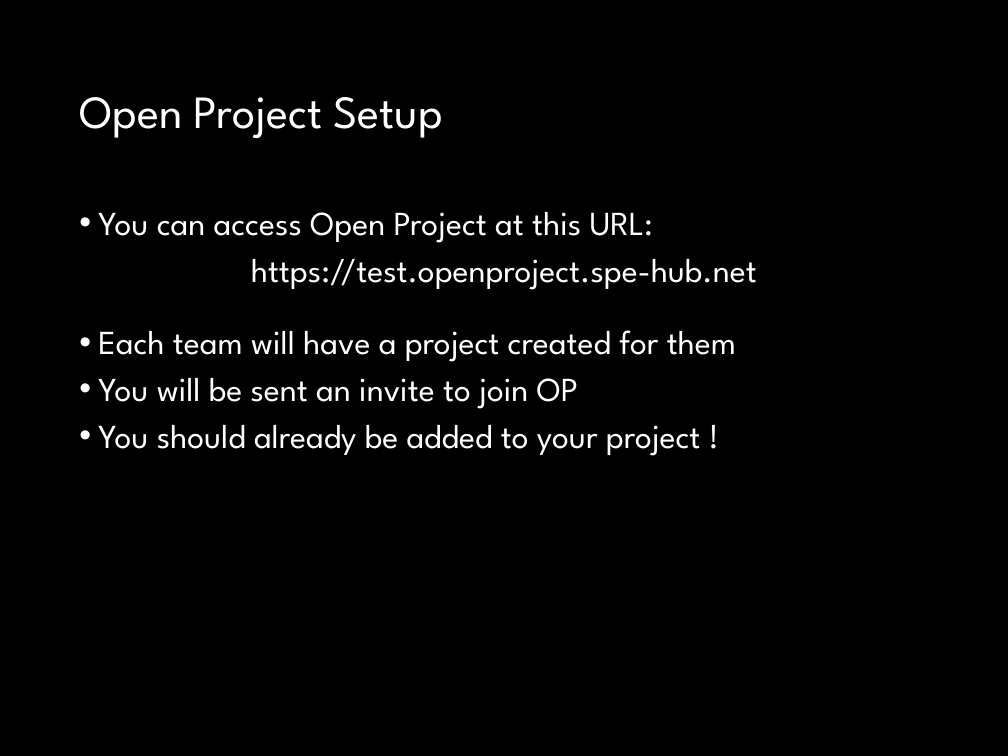
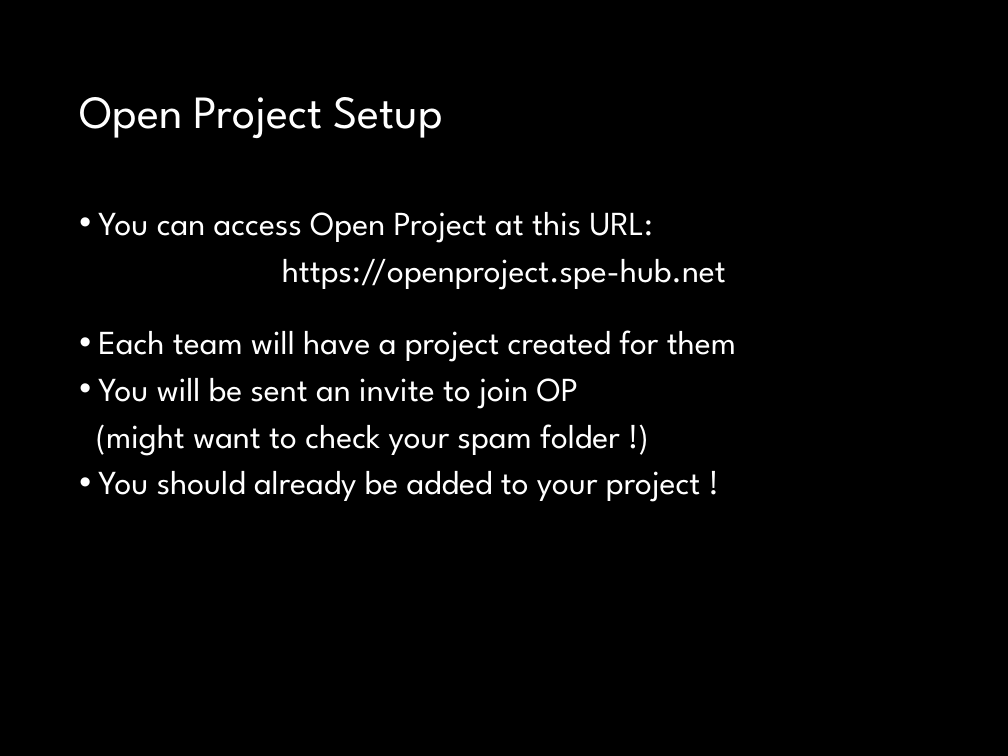
Before and after one commit to fossabot/SPE2018, a slide deck: slide 4 of Lecture Slides/02 Open Project.pptx. Drawn at 1008x756 pixels with LibreOffice and Linux fonts; fonts in the diff are those of the drawing. Boxes give left, top, right and bottom in pixels: in the first picture for what was removed or moved away, otherwise in the second. Text is boxed around its words. In the diff, an @@ line names an element or a change of style, - is before the commit and + after.

```diff
--- a/Lecture Slides/02 Open Project.pptx
+++ b/Lecture Slides/02 Open Project.pptx
@@ text at [282, 259, 726, 290]: text changed @@
-https://test.openproject.spe-hub.net
+https://openproject.spe-hub.net
@@ text at [96, 424, 620, 456]: paragraph added @@
+(might want to check your spam folder !)
```
Also in this commit, not shown: 6 other slides changed, 2 slides added, 2 slides removed, 1 other file.
